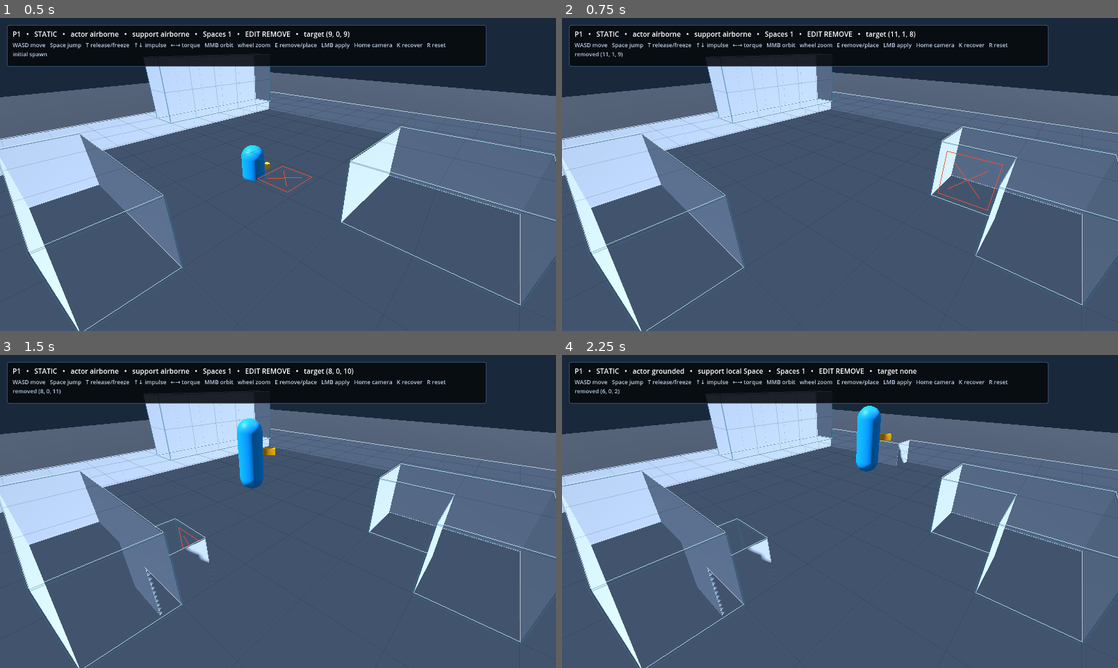
Above: before the commit, frames 1-4 (two rows, left to right).
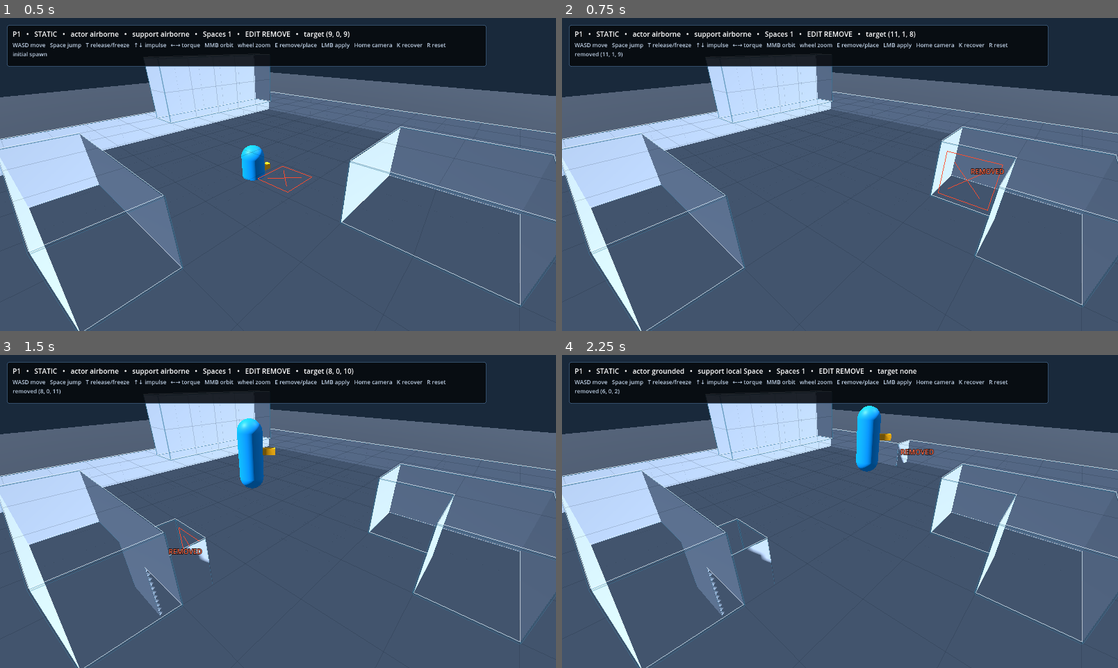
Above: after the commit, the same moments.

Repository: Jozzpoly/FrameMatter-Lab
Game: Godot game, scene res://p1/main.tscn
Same seed, same stepped clock (60 frames per second), same inputs: the game is played once before the commit and once after it.
Inputs (mouse positions are in pixels of both pictures, inside the frame that each line leads up to):
- Up to frame 1 (0.5 s): no input
- Up to frame 2 (0.75 s): tap Enter at 0.5 s; move the mouse to (962, 158) at 0.52 s; press the mouse at (962, 158) at 0.53 s; hold D (p1_move_right) from 0.53 s (still down)
- Up to frame 3 (1.5 s): tap Space (p1_jump) at 0.77 s; release D (p1_move_right) at 1.25 s; release the mouse at (400, 495) at 1.25 s; drag from (166, 527) to (250, 574) at 1.27 s
- Up to frame 4 (2.25 s): move the mouse to (895, 442) at 2.02 s; hold D (p1_move_right) from 2.03 s (still down); hold K (p1_recover) from 2.03 s (still down); click (895, 442) at 2.17 s

Frame 1 is identical in both runs. In frame 2, 0.1% of the frame differs, in the area x 73-80%, y 48-50%; in frame 3, 0.1%; in frame 4, 0.1%, in the area x 60-67%, y 30-32%.
Error in both runs: Invalid call. Nonexistent function 'get_global_transform_interpolated' in base 'Node3D (SpaceQueryCharacter)'. (res://p1/camera_rig.gd:112)

Commit message:
Wire transient G5 feedback into production HUD

Diff:
--- a/p1/main.tscn
+++ b/p1/main.tscn
@@ -9,6 +9,7 @@
 [ext_resource type="Script" path="res://p1/matter_surface_grid.gd" id="7_surface_grid"]
 [ext_resource type="Script" path="res://p1/matter_state_presentation.gd" id="8_state_presentation"]
 [ext_resource type="Script" path="res://p1/matter_target_presentation.gd" id="9_target_presentation"]
+[ext_resource type="Script" path="res://p1/interaction_feedback.gd" id="10_interaction_feedback"]
 
 [sub_resource type="Environment" id="Environment_P1"]
 background_mode = 1
@@ -134,3 +135,12 @@
 theme_override_colors/font_color = Color(0.75, 0.82, 0.90, 1)
 theme_override_font_sizes/font_size = 13
 text = "WASD move   Space jump   T release/freeze   arrows impulse/torque   MMB orbit   wheel zoom   E remove/place   LMB apply   Home camera   K recover   R reset"
+
+[node name="P1InteractionFeedback" type="Control" parent="HUD"]
+anchors_preset = 15
+anchor_right = 1.0
+anchor_bottom = 1.0
+grow_horizontal = 2
+grow_vertical = 2
+mouse_filter = 2
+script = ExtResource("10_interaction_feedback")
Not shown: 1 places in p1/main.tscn that only renumber resources
